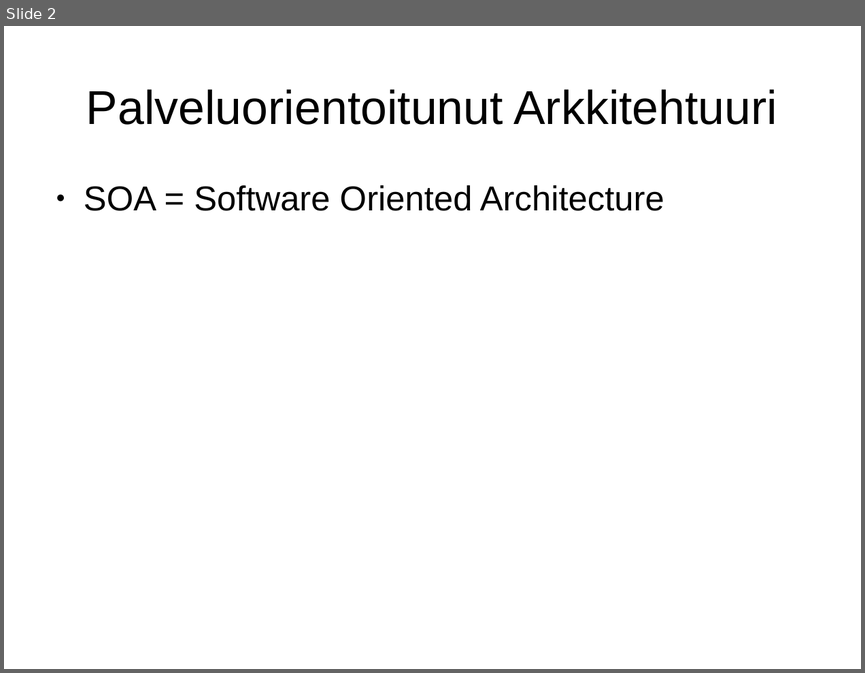
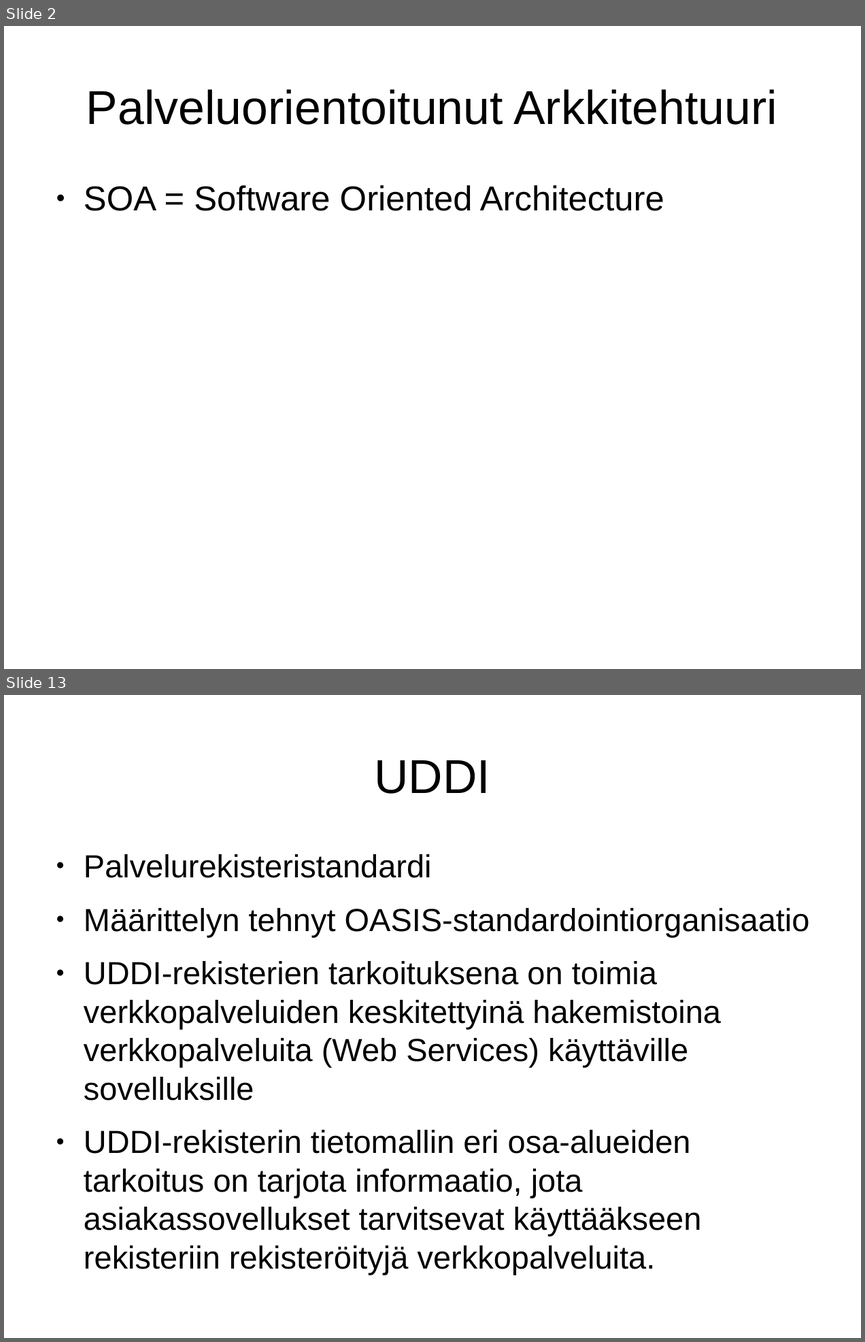
Before and after one commit to Konnila/KandiesitysToni, a slide deck: KandiEsitelma.odp. Shown one above the other, each under a label of ours: slide 2 before the commit, slides 2 and 13 after it; the slides between them are not shown. The pictures are 865x673 and 865x1342 pixels, drawn with LibreOffice and Linux fonts; fonts in the diff are those of the drawing. Boxes give left, top, right and bottom in pixels: in the first picture for what was removed or moved away, otherwise in the second. Text is boxed around its words. In the diff, an @@ line names an element or a change of style, - is before the commit and + after.

```diff
--- a/KandiEsitelma.odp
+++ b/KandiEsitelma.odp
@@ slide 13 added at [4, 695, 861, 1338], background #FFFFFF @@
@@ title added at [374, 760, 490, 794], 44 pt, text #000000 @@
+UDDI
@@ text added at [84, 854, 810, 1236], 29.6 pt, text #000000 @@
+● Palvelurekisteristandardi
+● Määrittelyn tehnyt OASIS-standardointiorganisaatio
+● UDDI-rekisterien tarkoituksena on toimia verkkopalveluiden keskitettyinä hakemistoina verkkopalveluita (Web Services) käyttäville sovelluksille
+● UDDI-rekisterin tietomallin eri osa-alueiden tarkoitus on tarjota informaatio, jota asiakassovellukset tarvitsevat käyttääkseen rekisteriin rekisteröityjä verkkopalveluita.
```
Also in this commit, not shown: 1 slide changed, 12 other slides added, 1 other file.
